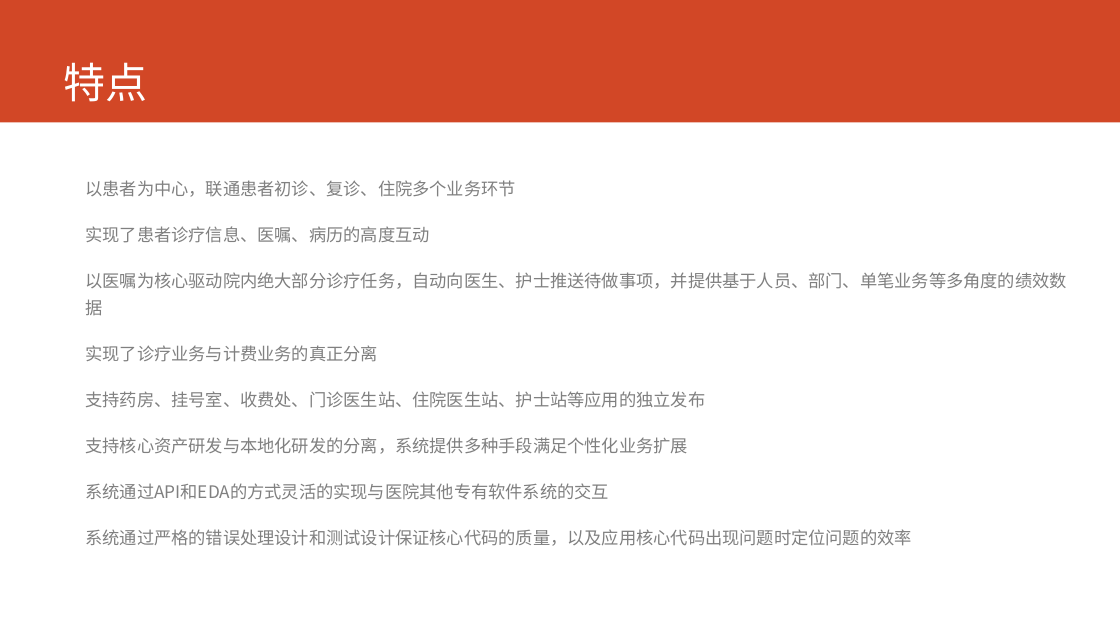
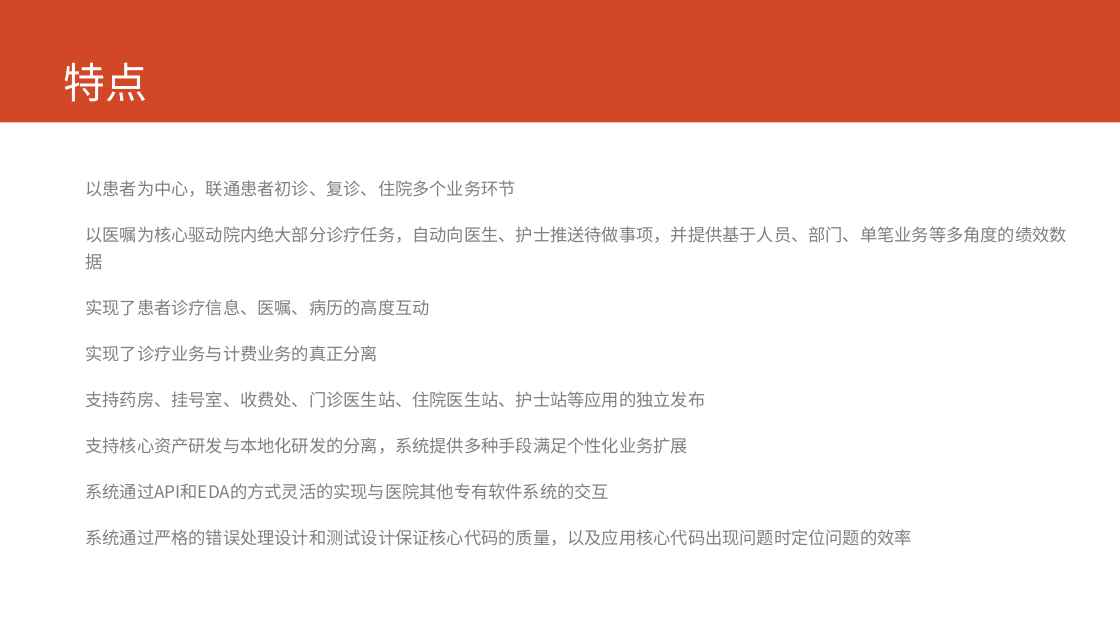
Before and after one commit to AppSecAI-TEST/hospital, a slide deck: slide 2 of doc/EVE新一代HIS核心系统.pptx. Drawn at 1120x630 pixels with LibreOffice and Linux fonts; fonts in the diff are those of the drawing. Boxes give left, top, right and bottom in pixels: in the first picture for what was removed or moved away, otherwise in the second. Text is boxed around its words. In the diff, an @@ line names an element or a change of style, - is before the commit and + after.

```diff
--- a/doc/EVE新一代HIS核心系统.pptx
+++ b/doc/EVE新一代HIS核心系统.pptx
@@ text at [85,226,1066,269]: paragraph added @@
+以医嘱为核心驱动院内绝大部分诊疗任务，自动向医生、护士推送待做事项，并提供基于人员、部门、单笔业务等多角度的绩效数据
@@ text at [85,272,1066,315]: paragraph removed @@
-以医嘱为核心驱动院内绝大部分诊疗任务，自动向医生、护士推送待做事项，并提供基于人员、部门、单笔业务等多角度的绩效数据
```
